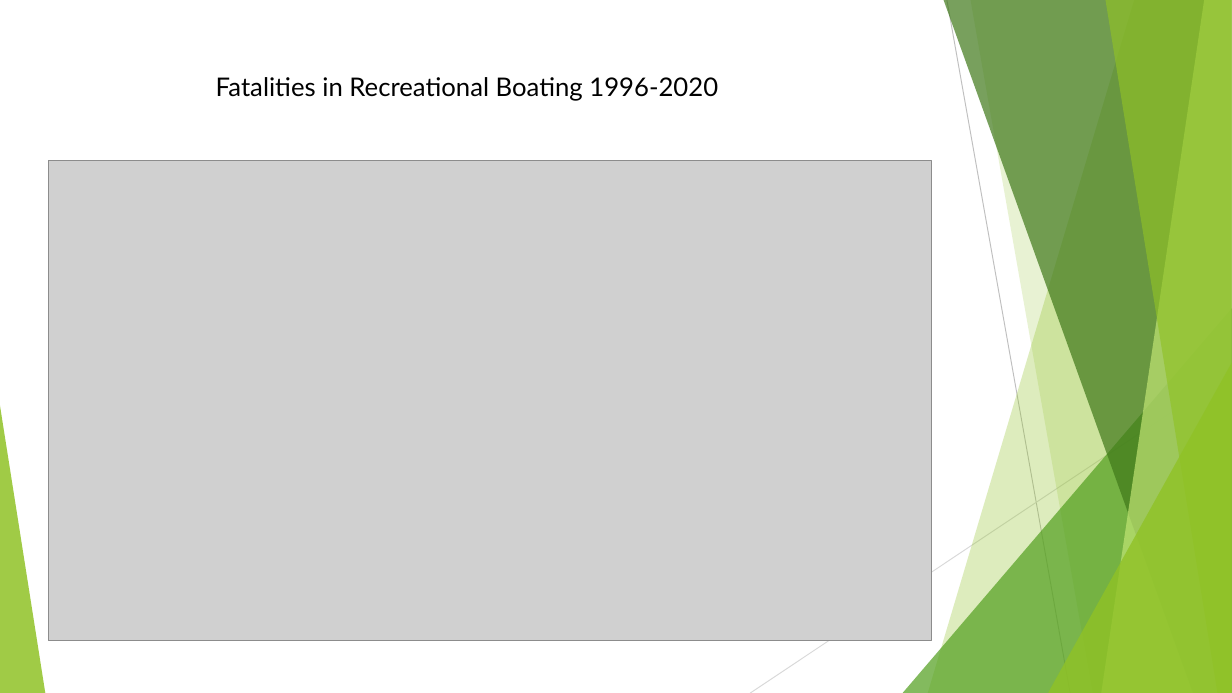
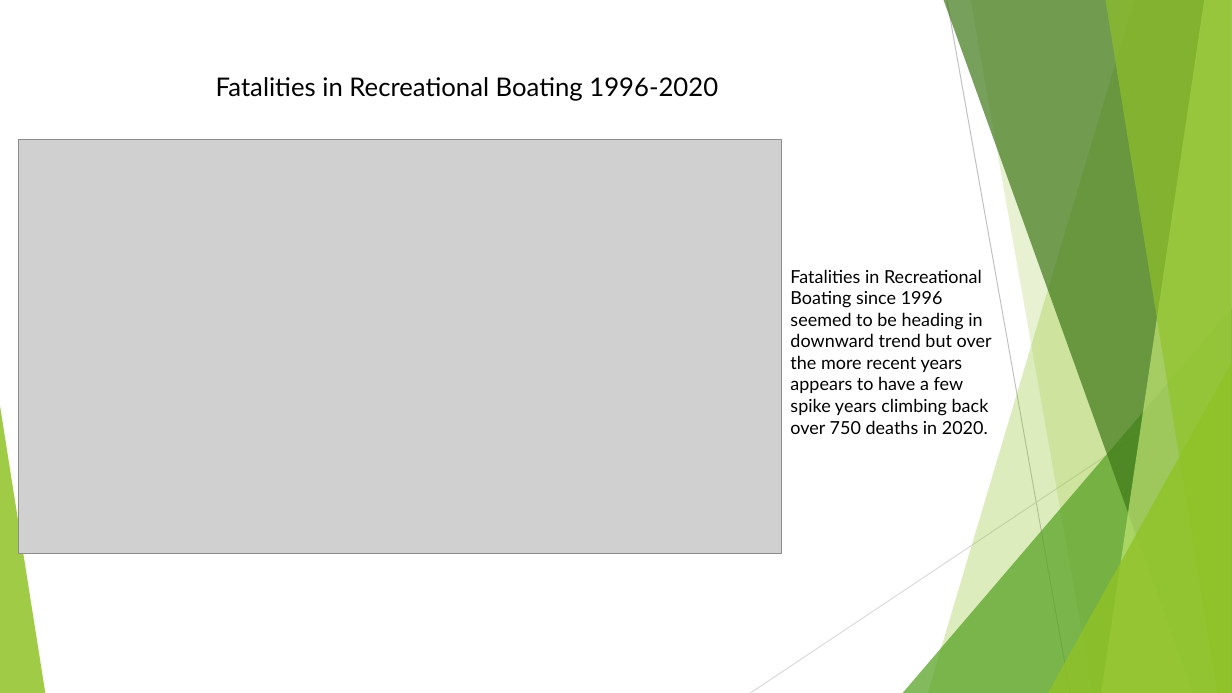
Before and after one commit to MZt92-ui/Project-1-Group-3, a slide deck: slide 6 of Boat Presentation.pptx (slide 5 before the commit). Drawn at 1232x693 pixels with LibreOffice and Linux fonts; fonts in the diff are those of the drawing; grey boxes stand for pictures. Boxes give left, top, right and bottom in pixels: in the first picture for what was removed or moved away, otherwise in the second. Text is boxed around its words. In the diff, an @@ line names an element or a change of style, - is before the commit and + after.

```diff
--- a/Boat Presentation.pptx
+++ b/Boat Presentation.pptx
@@ picture: place and size @@
-picture at box(48, 161, 932, 641)
+picture at box(18, 140, 782, 555)
@@ text added at box(790, 269, 992, 434), 14 pt, text #000000 @@
+Fatalities in Recreational Boating since 1996 seemed to be heading in downward trend but over the more recent years appears to have a few spike years climbing back over 750 deaths in 2020.
```
Also in this commit, not shown: 7 other slides changed, 2 slides added, 1 other file.
